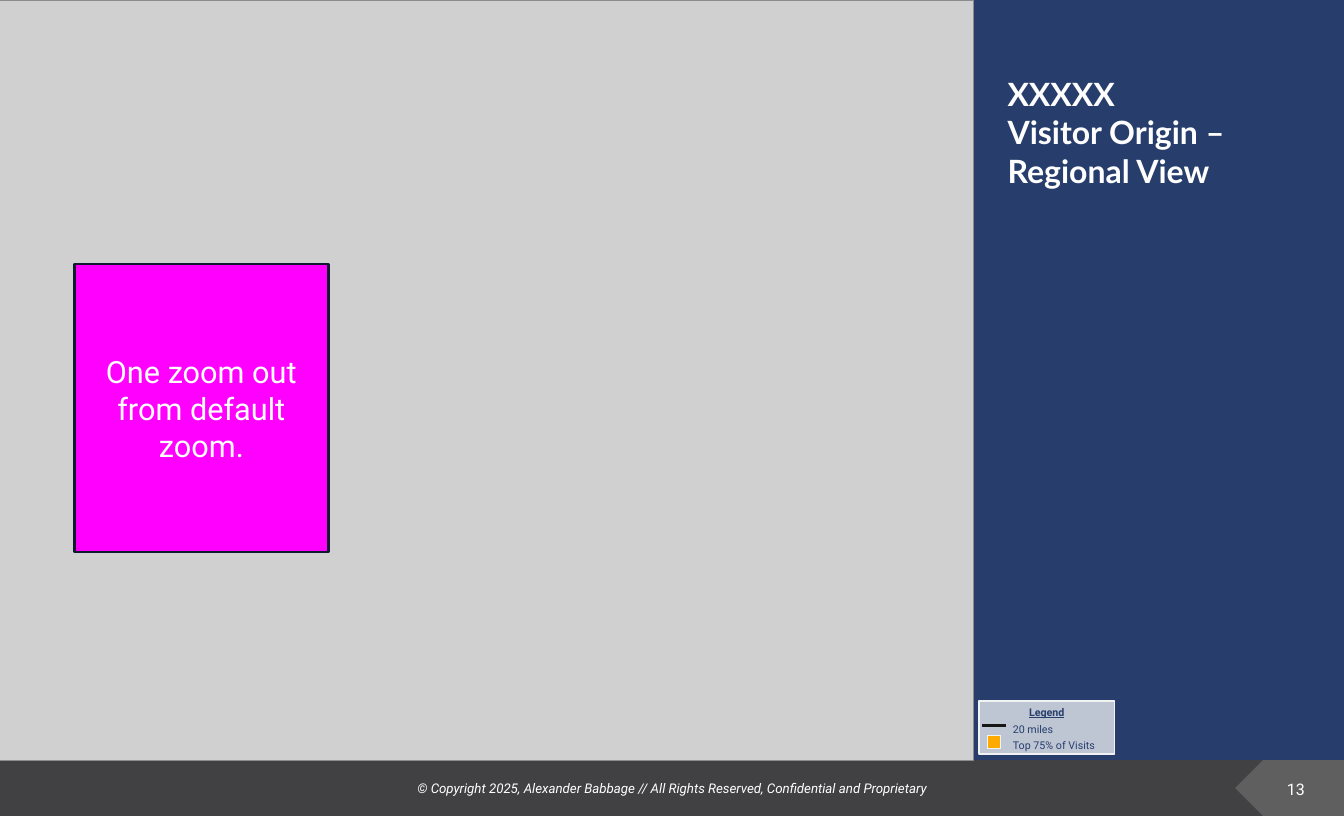
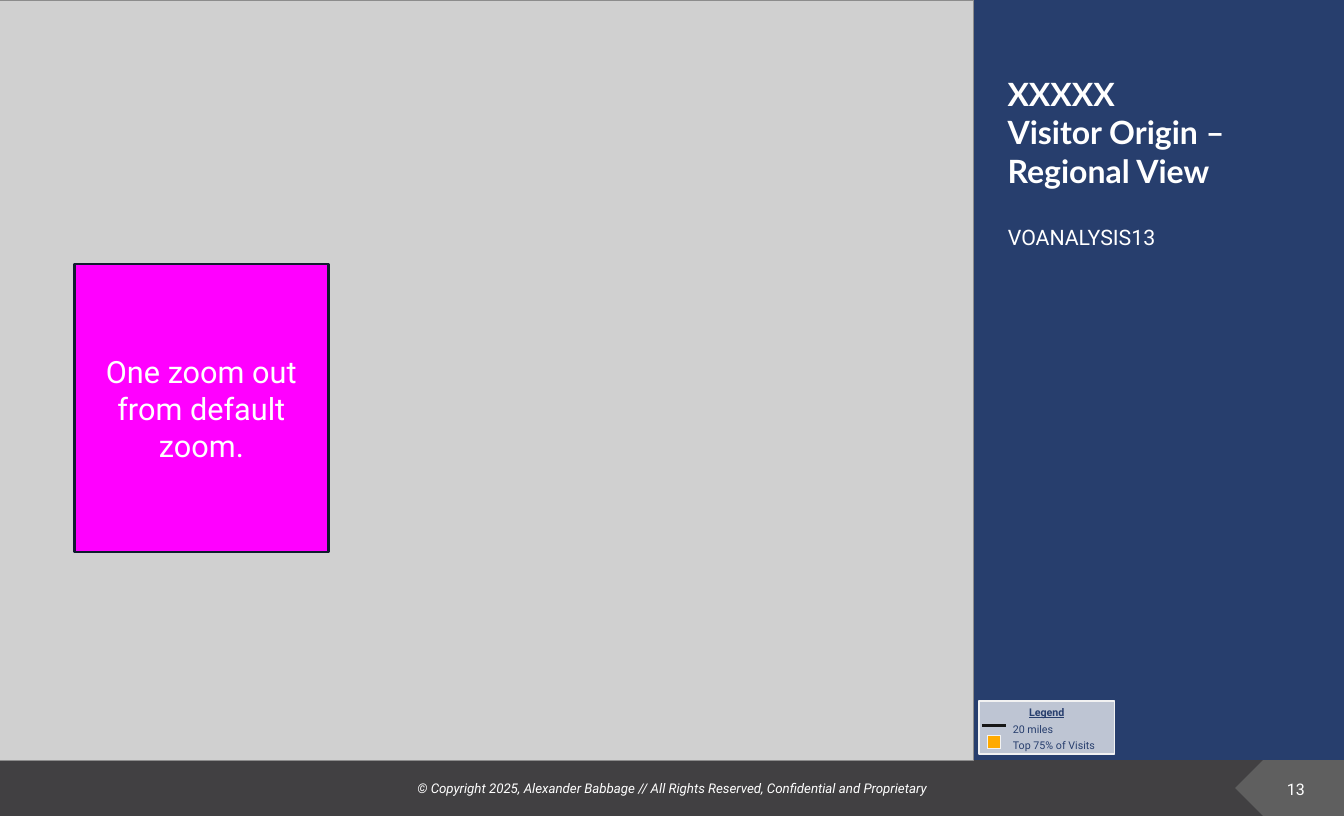
Before and after one commit to deeemdeeem/tt-report-automation, a slide deck: slide 13 of TT_report.pptx. Drawn at 1344x816 pixels with LibreOffice and Linux fonts; fonts in the diff are those of the drawing; grey boxes stand for pictures; background and template pictures are left out. Boxes give left, top, right and bottom in pixels: in the first picture for what was removed or moved away, otherwise in the second. Text is boxed around its words. In the diff, an @@ line names an element or a change of style, - is before the commit and + after.

```diff
--- a/TT_report.pptx
+++ b/TT_report.pptx
@@ text added at <box>1008,229,1155,245</box>, 16 pt, text #FFFFFF @@
+VOANALYSIS13
```
Also in this commit, not shown: 1 other slide changed, 2 other files.
